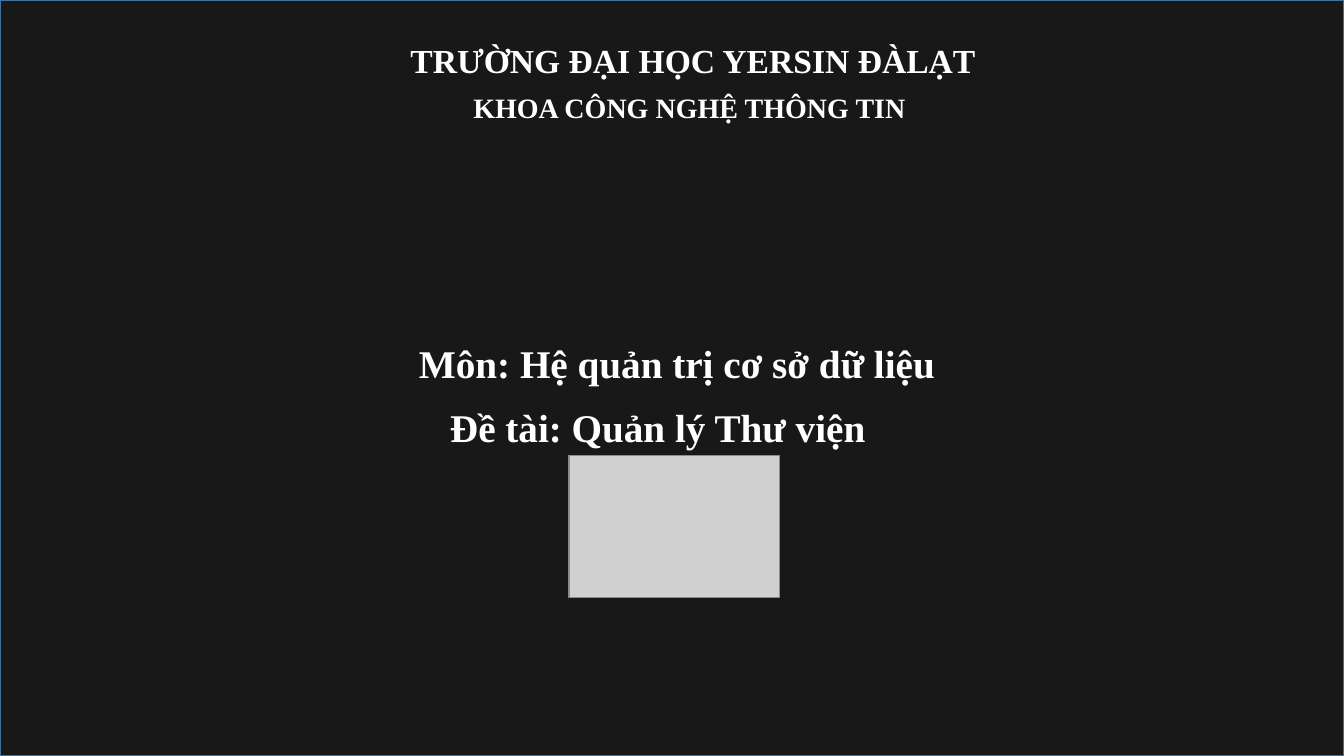
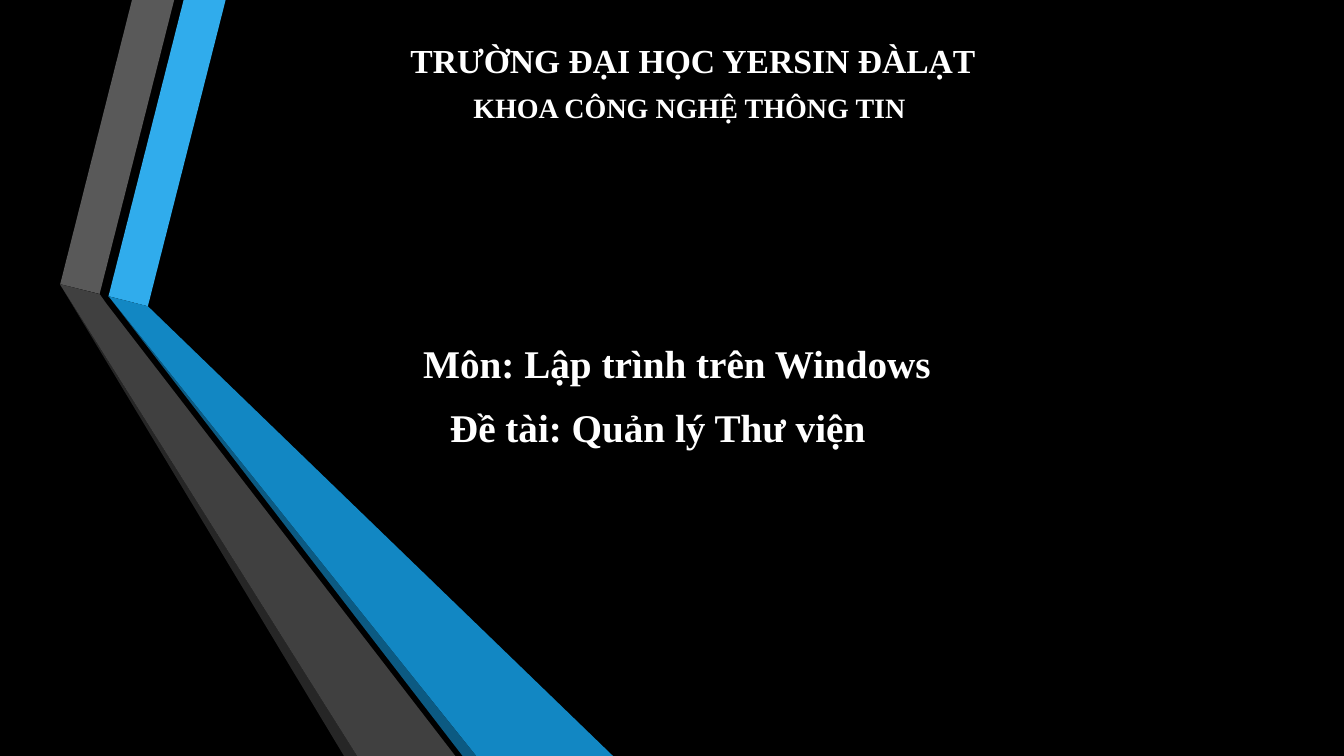
Before and after one commit to KVang05112002/QLYTHUVIEN, a slide deck: slide 1 of DoAn_QuanLyThuVien.pptx. Drawn at 1344x756 pixels with LibreOffice and Linux fonts; fonts in the diff are those of the drawing; grey boxes stand for pictures; background and template pictures are left out; a plain dark background stands for a picture behind light text. Boxes give left, top, right and bottom in pixels: in the first picture for what was removed or moved away, otherwise in the second. Text is boxed around its words. In the diff, an @@ line names an element or a change of style, - is before the commit and + after.

```diff
--- a/DoAn_QuanLyThuVien.pptx
+++ b/DoAn_QuanLyThuVien.pptx
@@ background picture (left out) to #000000 @@
@@ rectangle removed at box(0, 0, 1344, 756) @@
@@ group added at box(60, 0, 614, 756): 6 freeform shapes @@
@@ text at box(423, 350, 931, 386): text changed @@
-Môn: Hệ quản trị cơ sở dữ liệu
+Môn: Lập trình trên Windows
@@ picture removed at box(569, 456, 779, 598) @@
```
Also in this commit, not shown: 5 other slides changed, 3 slides added, 8 slides removed, 13 other files.
